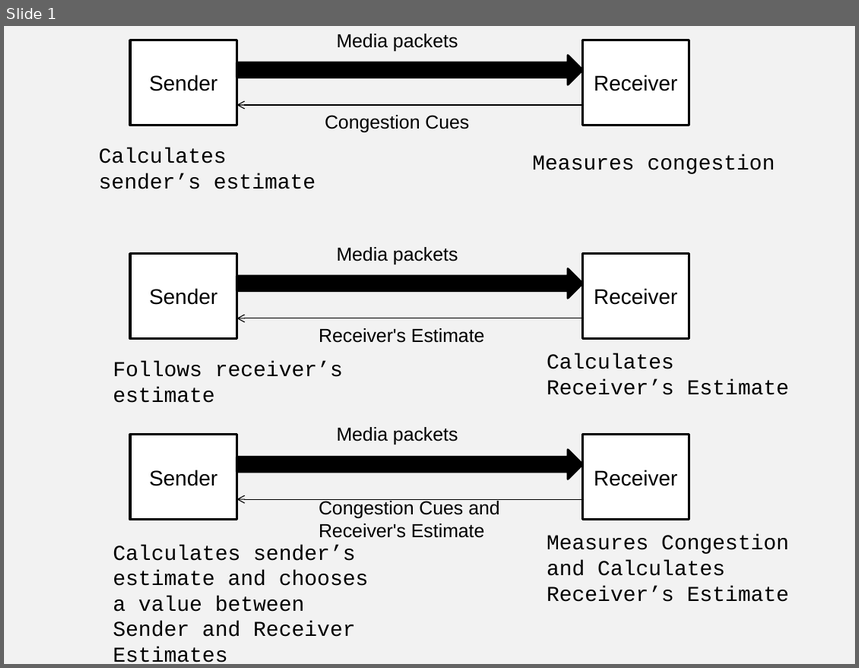
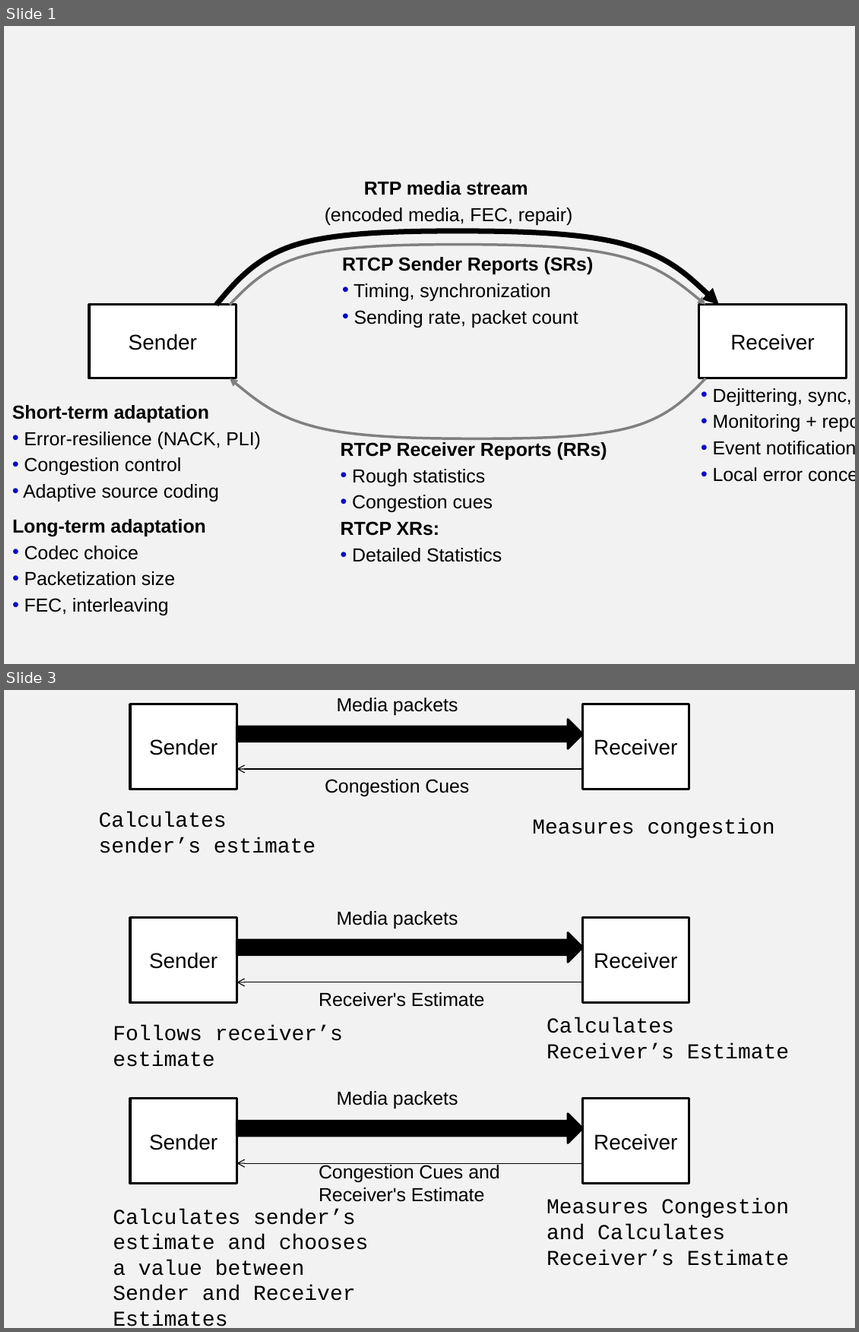
Before and after one commit to vr000m/PhD-thesis, a slide deck: graphs/source/chap5-src.pptx. Shown one above the other, each under a label of ours: slide 1 before the commit, slides 1 and 3 after it; the slides between them are not shown. The pictures are 859x668 and 859x1332 pixels, drawn with LibreOffice and Linux fonts; fonts in the diff are those of the drawing. Boxes give left, top, right and bottom in pixels: in the first picture for what was removed or moved away, otherwise in the second. Text is boxed around its words. In the diff, an @@ line names an element or a change of style, - is before the commit and + after.

```diff
--- a/graphs/source/chap5-src.pptx
+++ b/graphs/source/chap5-src.pptx
@@ slide 1 added at [4, 26, 855, 664], background #F2F2F2 @@
@@ text added at [325, 181, 573, 225], 16 pt, text #000000 @@
+RTP media stream
+(encoded media, FEC, repair)
@@ freeform shape added at [216, 231, 719, 305], outline #000000 4.5 pt @@
@@ freeform shape added at [230, 245, 705, 305], outline #808080 2.25 pt @@
@@ text added at [342, 257, 594, 328], 16 pt, text #000000 @@
+RTCP Sender Reports (SRs)
+• Timing, synchronization
+• Sending rate, packet count
@@ rectangle added at [89, 305, 237, 379], fill #FFFFFF, outline #000000 2 pt, 18 pt, text #000000 @@
+Sender
@@ rectangle added at [699, 305, 847, 379], fill #FFFFFF, outline #000000 2 pt, 18 pt, text #000000 @@
+Receiver
@@ freeform shape added at [230, 379, 705, 439], outline #808080 2.25 pt @@
@@ text added at [713, 389, 852, 482], 16 pt, text #000000 @@
+• Dejittering, sync, playout
+• Monitoring + reporting
+• Event notifications
+• Local error concealment
@@ text added at [12, 405, 261, 502], 16 pt, text #000000 @@
+Short-term adaptation
+• Error-resilience (NACK, PLI)
+• Congestion control
+• Adaptive source coding
@@ text added at [341, 442, 607, 563], 16 pt, text #000000 @@
+RTCP Receiver Reports (RRs)
+• Rough statistics
+• Congestion cues
+RTCP XRs:
+• Detailed Statistics
@@ text added at [12, 519, 205, 616], 16 pt, text #000000 @@
+Long-term adaptation
+• Codec choice
+• Packetization size
+• FEC, interleaving
@@ what was slide 1 is now slide 3 @@
```
Also in this commit, not shown: 1 other slide added, 2 other files.
